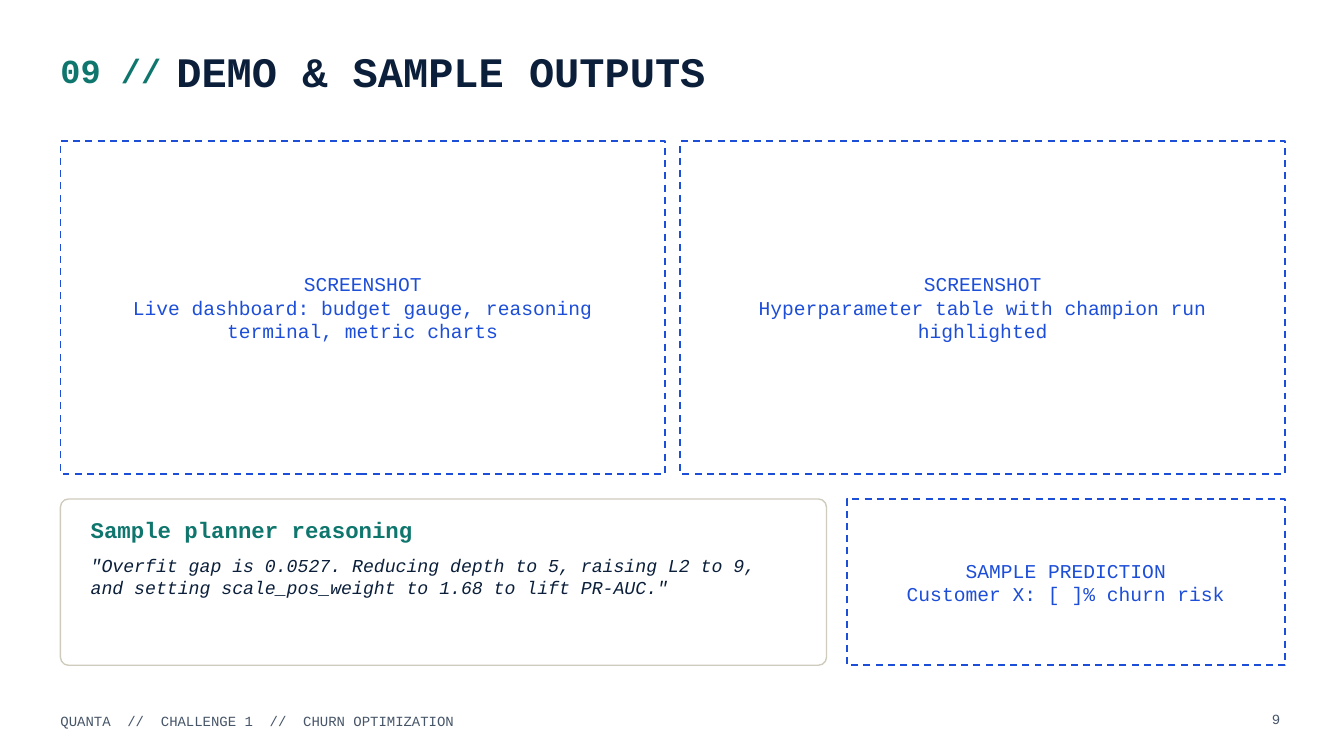
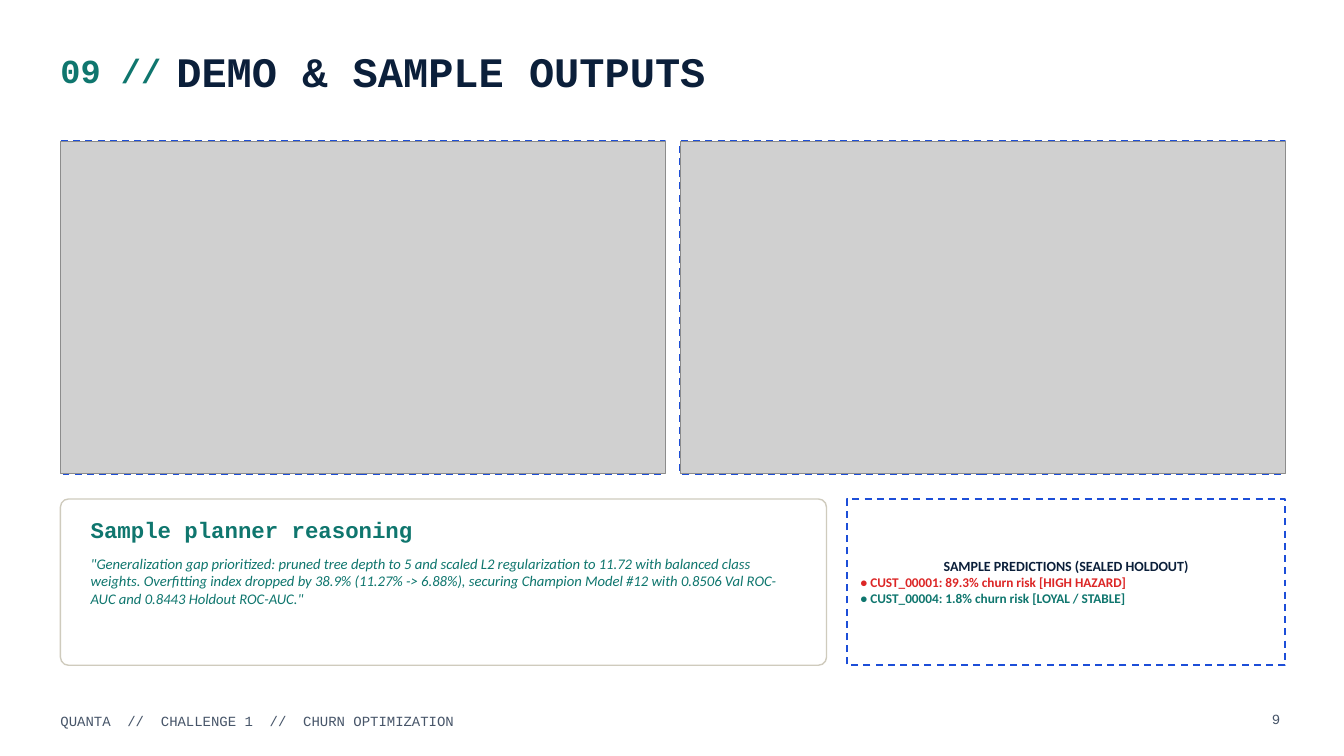
Before and after one commit to uday0214/IOTAxEngimaHackathon, a slide deck: slide 9 of ppt/QUANTA_PPT.pptx. Drawn at 1344x756 pixels with LibreOffice and Linux fonts; fonts in the diff are those of the drawing; grey boxes stand for pictures; background and template pictures are left out. Boxes give left, top, right and bottom in pixels: in the first picture for what was removed or moved away, otherwise in the second. Text is boxed around its words. In the diff, an @@ line names an element or a change of style, - is before the commit and + after.

Commit message:
docs(ppt): populate QUANTA presentation template with multi-model tournament results and trajectory charts

```diff
--- a/ppt/QUANTA_PPT.pptx
+++ b/ppt/QUANTA_PPT.pptx
@@ picture added at [60,141,665,474] @@
@@ picture added at [681,141,1286,474] @@
@@ text removed at [133,278,592,342] @@
-SCREENSHOT
-Live dashboard: budget gauge, reasoning terminal, metric charts
@@ text removed at [759,278,1206,342] @@
-SCREENSHOT
-Hyperparameter table with champion run highlighted
@@ text at [91,558,777,604]: text changed; size 13 to 10.5 pt; font Courier New to Calibri; text colour #0B1F3A to #0F766E @@
-"Overfit gap is 0.0527. Reducing depth to 5, raising L2 to 9, and setting scale_pos_weight to 1.68 to lift PR-AUC."
+"Generalization gap prioritized: pruned tree depth to 5 and scaled L2 regularization to 11.72 with balanced class weights. Overfitting index dropped by 38.9% (11.27% -> 6.88%), securing Champion Model #12 with 0.8506 Val ROC-AUC and 0.8443 Holdout ROC-AUC."
@@ text at [870,560,1189,605]: text changed; size 14 to 9.5 pt; font Courier New to Calibri; text colour #1D4ED8 to #0F766E; bold on @@
-SAMPLE PREDICTION
-Customer X: [ ]% churn risk
+SAMPLE PREDICTIONS (SEALED HOLDOUT)
+• CUST_00001: 89.3% churn risk [HIGH HAZARD]
+• CUST_00004: 1.8% churn risk [LOYAL / STABLE]
```
Also in this commit, not shown: 2 other slides changed, 3 other files.
